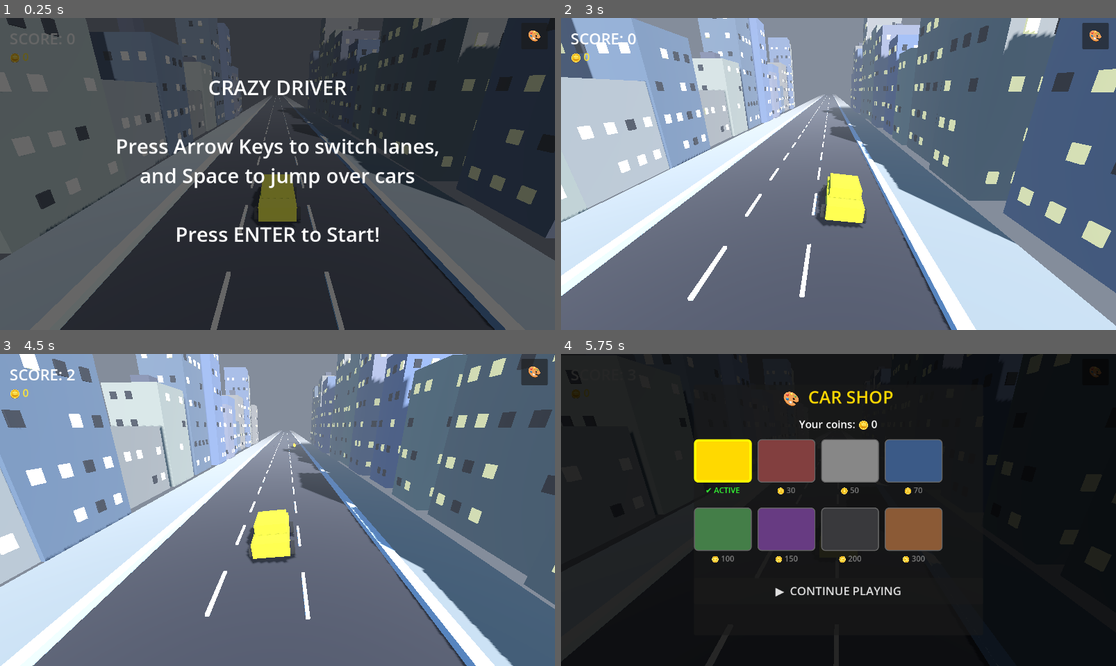
Above: before the commit, frames 1-4 (two rows, left to right).
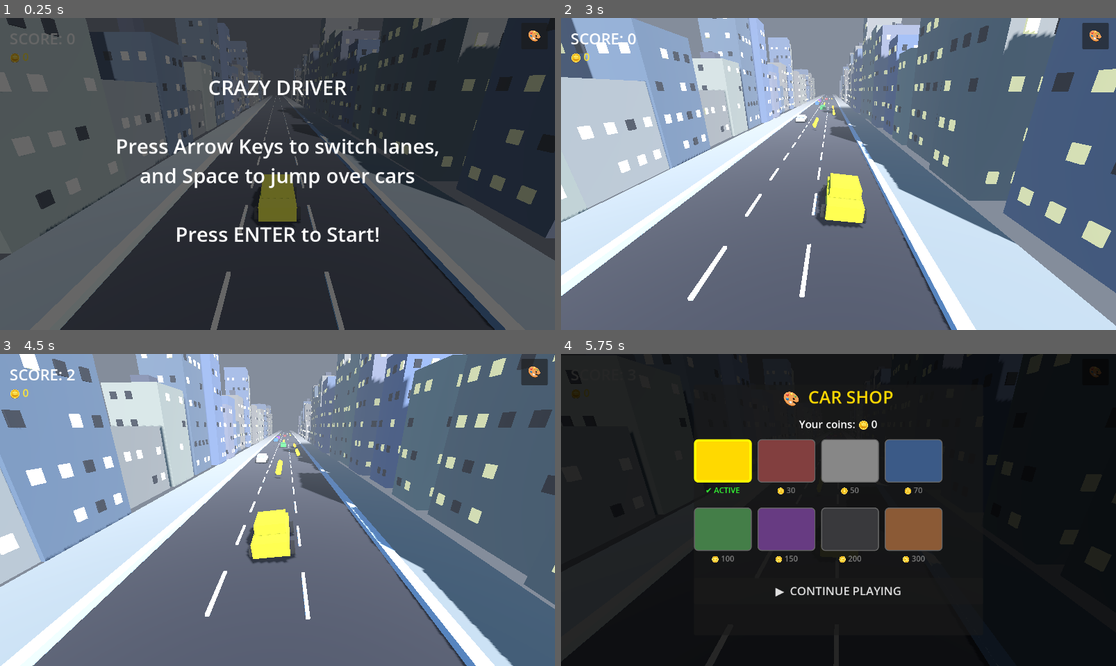
Above: after the commit, the same moments.

Repository: iva-spasovska/crazy_driver
Game: Godot game, scene res://scenes/main.tscn
Two runs of this game, one before a commit and one after it. Both use one fixed random seed, a clock stepped at 60 frames per second and the inputs below.
Inputs (mouse positions are in pixels of both pictures, inside the frame that each line leads up to):
- Up to frame 1 (0.25 s): no input
- Up to frame 2 (3 s): click "🎨" at 0.5 s; click "▶ CONTINUE PLAYING" at 1.25 s; tap Enter (ui_accept) at 2, 2.27 s; hold Right (ui_right) 2.03-2.75 s; tap P at 2.1 s; click "▶ CONTINUE PLAYING" at 2.75 s
- Up to frame 3 (4.5 s): hold Left (ui_left) 3.53-4.25 s; tap P at 3.6 s; tap Enter (ui_accept) at 3.77 s; click (160, 460) at 4.27 s
- Up to frame 4 (5.75 s): hold Right (ui_right) from 5.03 s (still down); tap P at 5.1 s

The runs differ from the first frame. In frame 1, 0.5% of the frame differs, in the area x 41-58%, y 7-30%; in frame 2, 0.6%, in the area x 41-53%, y 11-37%; in frame 3, 0.6%; in frame 4, less than 0.1%.

Commit message:
Fix spawn distances and lane tilt

Diff:
--- a/scripts/BuildingSpawner.gd
+++ b/scripts/BuildingSpawner.gd
@@ -1,6 +1,6 @@
 extends Node3D
 
-const SPAWN_Z = -80.0
+const SPAWN_Z = -180.0
 const DESPAWN_Z = 30.0
 const SPAWN_INTERVAL_Z = 7.0
 
@@ -10,7 +10,7 @@
 var _buildings: Array = []
 
 func _ready():
-	for i in range(10):
+	for i in range(26):
 		_spawn_pair(-i * SPAWN_INTERVAL_Z)
 
 func _spawn_pair(z: float):
--- a/scripts/CoinSpawner.gd
+++ b/scripts/CoinSpawner.gd
@@ -1,7 +1,7 @@
 extends Node3D
 
 const LANES = [-3.5, 0.0, 3.5]
-const SPAWN_Z = -60.0
+const SPAWN_Z = -180.0
 const COIN_SIZE = 0.4
 
 var _timer: float = 0.0
--- a/scripts/Main.gd
+++ b/scripts/Main.gd
@@ -6,6 +6,7 @@
 @onready var start_panel: ColorRect = $CanvasLayer/StartPanel
 @onready var player = $Player
 @onready var traffic_spawner = $TrafficSpawner
+@onready var coin_spawner = $CoinSpawner
 
 var _shop: CanvasLayer = null
 var _was_running: bool = false
@@ -68,6 +69,20 @@
 	game_over_panel.hide()
 	GameManager.start_game()
 
+	var z = -40.0
+	while z > -170.0:
+		var lanes = [0, 1, 2]
+		lanes.shuffle()
+		traffic_spawner._spawn_car(lanes[0])
+		traffic_spawner.get_children().back().position.z = z
+		z -= randf_range(20.0, 35.0)
+
+	for i in range(8):
+		var lane = randi_range(0, 2)
+		var count = randi_range(3, 5)
+		for j in range(count):
+			coin_spawner._spawn_coin(lane, -30.0 - i * 20.0 - j * 2.0)
+
 func _on_game_over():
 	game_over_panel.show()
 
--- a/scripts/PlayerCar.gd
+++ b/scripts/PlayerCar.gd
@@ -40,8 +40,11 @@
 	position.x = lerp(position.x, target_x, LANE_SWITCH_SPEED * delta)
 
 	# Tilt on lane change
-	var tilt_dir = sign(target_x - position.x)
-	mesh.rotation_degrees.z = lerp(mesh.rotation_degrees.z, -tilt_dir * TILT_AMOUNT, 10.0 * delta)
+	var x_diff = target_x - position.x
+	var tilt_target = 0.0
+	if abs(x_diff) > 0.05:
+		tilt_target = -sign(x_diff) * TILT_AMOUNT
+	mesh.rotation_degrees.z = lerp(mesh.rotation_degrees.z, tilt_target, 10.0 * delta)
 
 	# Collision with traffic — disabled while jumping
 	if not is_jumping:
@@ -66,18 +69,6 @@
 		current_lane += 1
 		target_x = LANES[current_lane]
 		_input_cooldown = 0.15
-
-#func _jump():
-	#is_jumping = true
-	#var tween = create_tween()
-	#tween.set_ease(Tween.EASE_OUT)
-	#tween.set_trans(Tween.TRANS_QUAD)
-	#tween.tween_property(self, "position:y", _base_y + JUMP_HEIGHT, JUMP_DURATION)
-	#tween.set_ease(Tween.EASE_IN)
-	#tween.tween_property(self, "position:y", _base_y, JUMP_DURATION)
-	#tween.tween_callback(func(): is_jumping = false)
-	#tween.tween_property(mesh, "scale", Vector3(1.3, 0.6, 1.3), 0.08)
-	#tween.tween_property(mesh, "scale", Vector3.ONE, 0.15)
 
 func _jump():
 	is_jumping = true
--- a/scripts/TrafficSpawner.gd
+++ b/scripts/TrafficSpawner.gd
@@ -1,6 +1,6 @@
 extends Node3D
 
-const SPAWN_Z = -60.0
+const SPAWN_Z = -180.0
 const LANES = [-3.5, 0.0, 3.5]
 const CAR_COLORS = [
 	Color(0.9, 0.2, 0.2),
